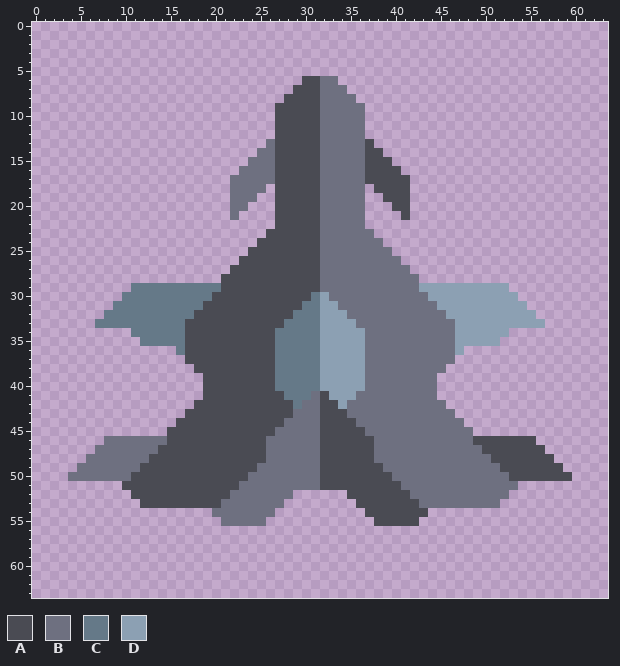
File history of a pixel-art sprite, assets/sprites/blocks/turrets/clor.png. That is the earlier state.
The file is 64x64 pixels.
Palette (. is transparent): A #4a4b53  B #6e7080  C #657988  D #8ca0b3
Once edited:
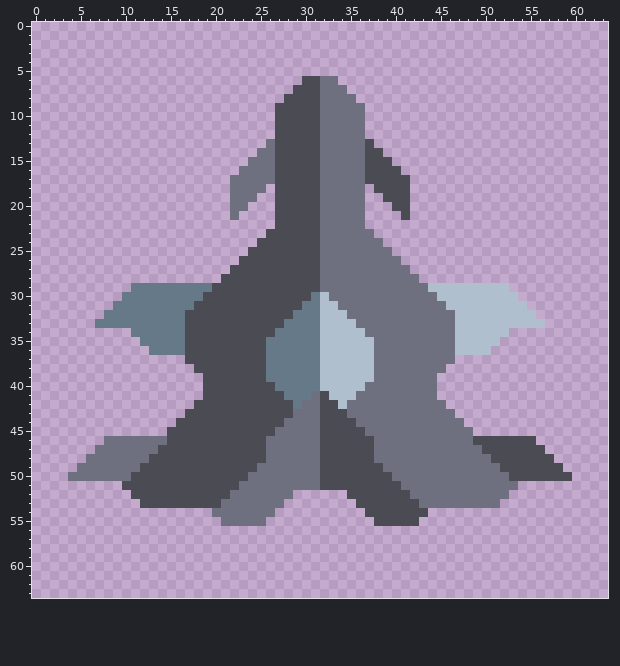
Difference:
colour D: #8ca0b3 -> #afbfce
y 29: x 20 C -> A; x 43 D -> B
y 30: x 19 C -> A; x 44 D -> B
y 31: x 18 C -> A; x 45 D -> B
y 32: x 17 C -> A; x 46 D -> B
y 35: x 26 A -> C; x 37 B -> D
y 36: x 13..15 ... -> CCC; x 26 A -> C; x 37 B -> D; x 48..50 ... -> DDD
y 37..39: x 26 A -> C; x 37 B -> D
Changed places in both pictures, as pixel boxes (x1, y1, x2, y2):
changed: (185, 283, 221, 319)
changed: (419, 283, 545, 355)
changed: (320, 292, 374, 409)
changed: (266, 337, 275, 382)
added: (149, 346, 176, 355)
